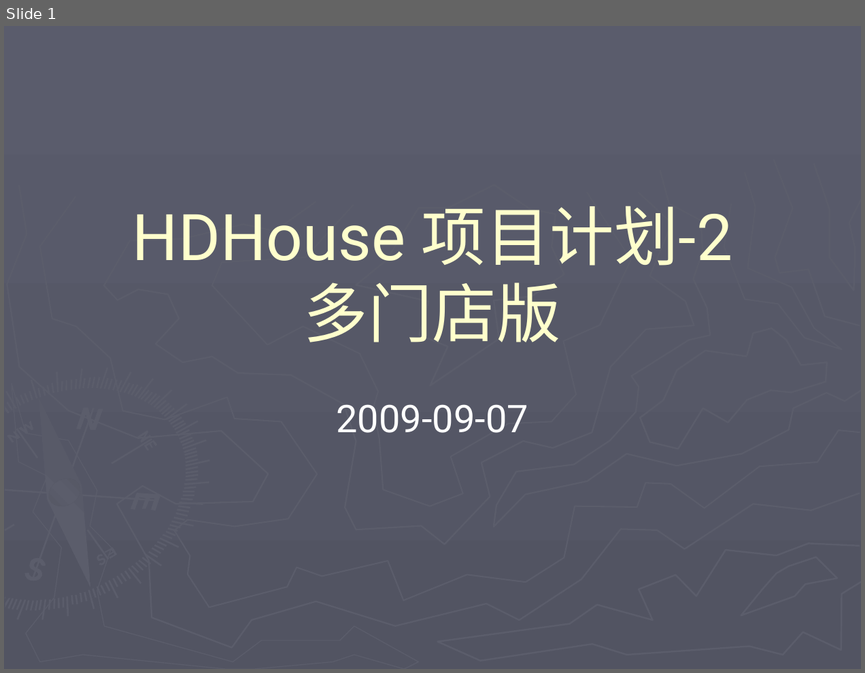
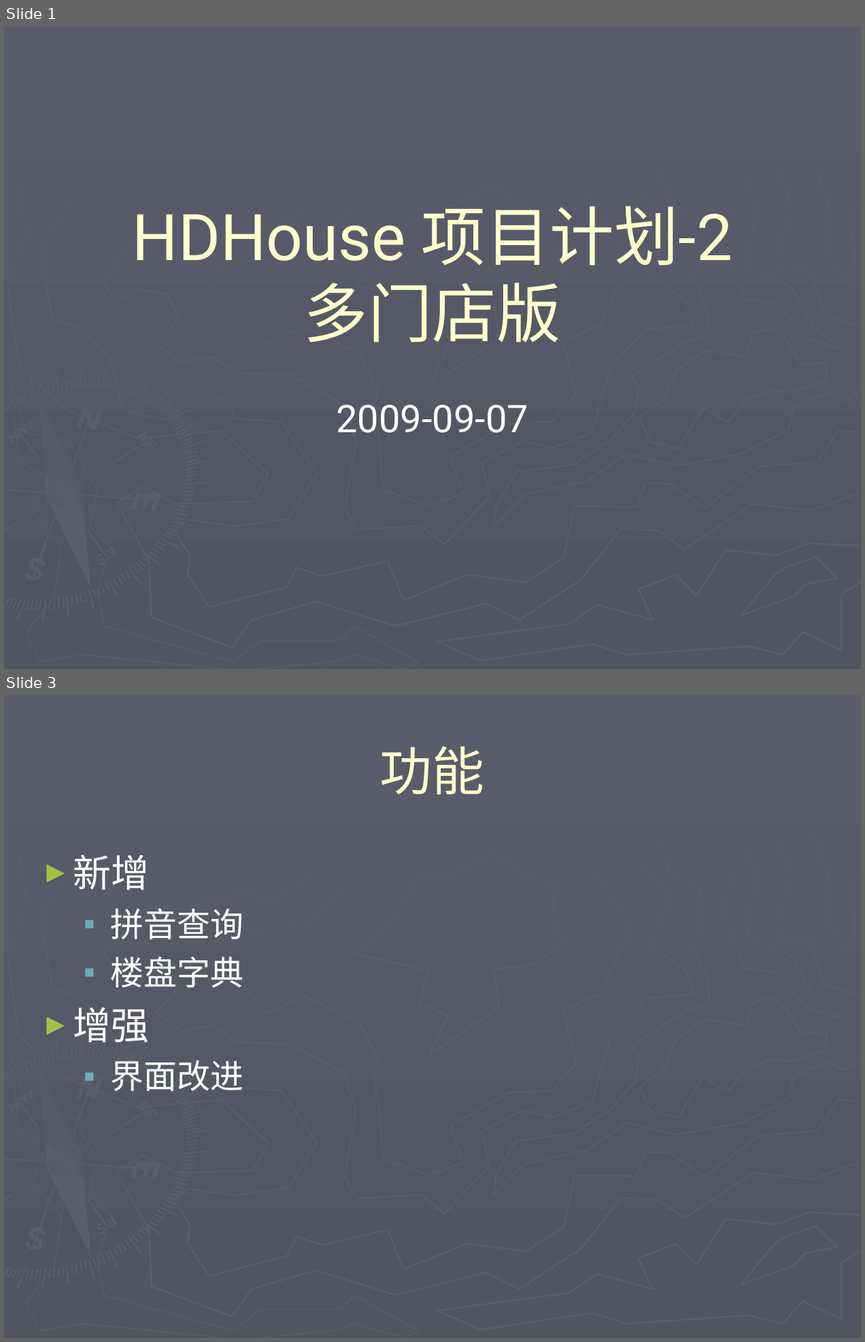
Before and after one commit to honj51/ideacode, a slide deck: doc/房产中介管理/2阶段项目计划.ppt. Shown one above the other, each under a label of ours: slide 1 before the commit, slides 1 and 3 after it; the slides between them are not shown. The pictures are 865x673 and 865x1342 pixels, drawn with LibreOffice and Linux fonts; fonts in the diff are those of the drawing. Boxes give left, top, right and bottom in pixels: in the first picture for what was removed or moved away, otherwise in the second. Text is boxed around its words. In the diff, an @@ line names an element or a change of style, - is before the commit and + after.

```diff
--- a/doc/房产中介管理/2阶段项目计划.ppt
+++ b/doc/房产中介管理/2阶段项目计划.ppt
@@ slide 3 added at <box>4,695,861,1338</box>, background gradient #5A5C6C to #525462; not listed: 148 template elements that a slide beside it also shows @@
@@ title added at <box>380,746,485,794</box>, 44 pt, text #FFFFCC @@
+功能
@@ text added at <box>73,855,243,1091</box>, 28 pt, text #FFFFFF @@
+► 新增
+  ▪ 拼音查询
+  ▪ 楼盘字典
+► 增强
+  ▪ 界面改进
```
Also in this commit, not shown: 1 slide changed, 3 other files.
